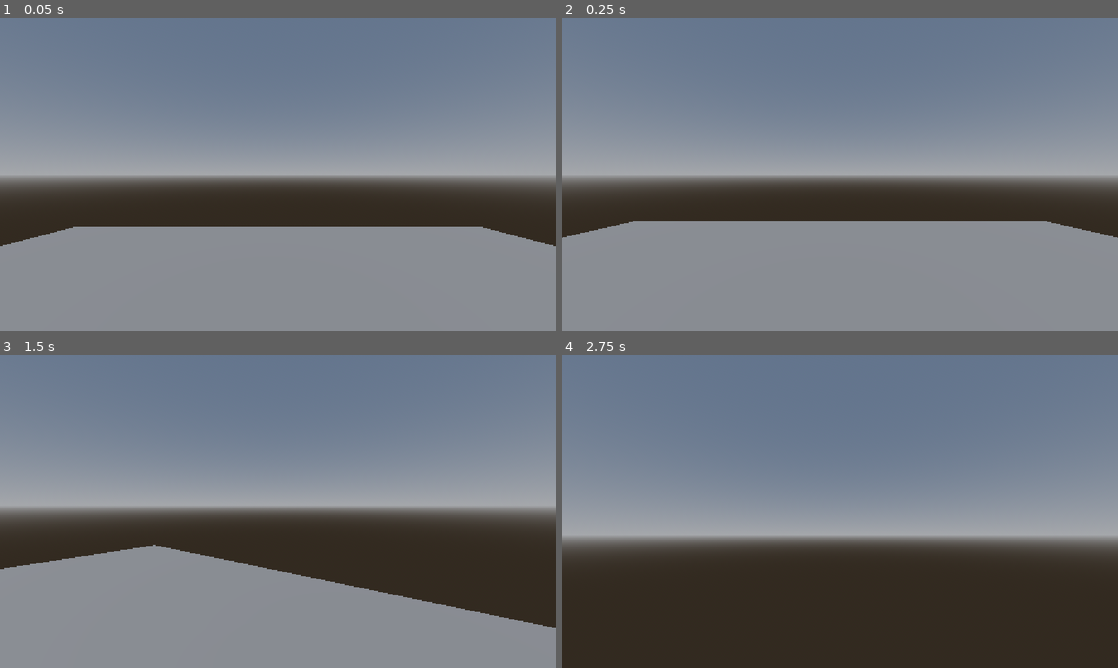
Above: before the commit, frames 1-4 (two rows, left to right).
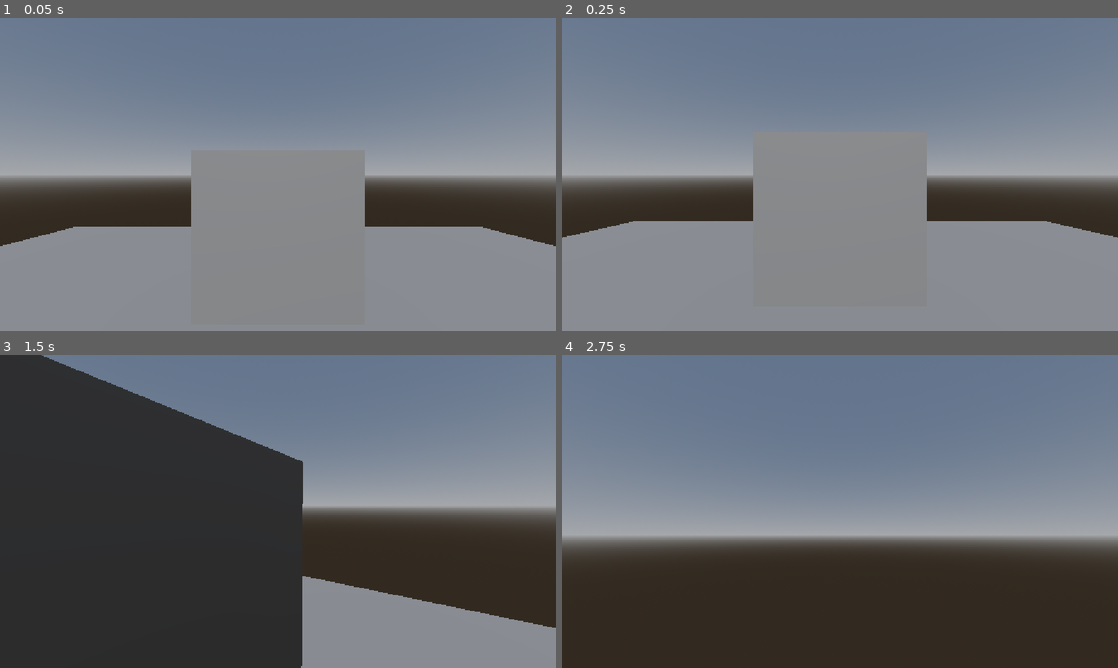
Above: after the commit, the same moments.

Repository: burvy/halcyon
Game: Godot game, scene res://scenes/test_level.tscn
The game is run twice, just before and just after one commit, with the same random seed, the same clock (stepped at 60 frames per second) and the same inputs.
Inputs (mouse positions are in pixels of both pictures, inside the frame that each line leads up to):
- Up to frame 1 (0.05 s): no input
- Up to frame 2 (0.25 s): no input
- Up to frame 3 (1.5 s): move the mouse to (305, 511) at 0.52 s; press the mouse at (305, 511) at 0.53 s; hold W (north) from 0.53 s (still down); tap Space (jump) at 0.77 s; move the mouse to (250, 511) at 1.27 s; release the mouse at (250, 511) at 1.28 s; click (250, 511) at 1.35 s
- Up to frame 4 (2.75 s): keep holding W (north); tap Space (jump) at 1.52 s; move the mouse to (851, 505) at 2.02 s; hold Shift (sprint) from 2.03 s (still down); click (851, 505) at 2.3 s

The runs differ from the first frame. In frame 1, 6.1% of the frame differs, in the area x 34-66%, y 45-67%; in frame 2, 5.5%; in frame 3, 40%, in the area x 0-55%, y 0-100%; in frame 4, nothing differs.

Commit message:
feat: arms and raycast

Diff:
--- a/scenes/player.tscn
+++ b/scenes/player.tscn
@@ -1,6 +1,7 @@
 [gd_scene format=3 uid="uid://ve1kpwjb3l2a"]
 
 [ext_resource type="Script" uid="uid://jgvtq3qju18w" path="res://scripts/player.gd" id="1_3vyb7"]
+[ext_resource type="Script" uid="uid://cmursnrjv64nj" path="res://scripts/arms.gd" id="2_g2els"]
 
 [sub_resource type="CapsuleShape3D" id="CapsuleShape3D_ir3ff"]
 
@@ -13,7 +14,12 @@
 
 [node name="Eyes" type="Camera3D" parent="Head" unique_id=1372877274]
 
-[node name="Arms" type="Node3D" parent="Head" unique_id=2119921914]
+[node name="Arms" type="Node3D" parent="Head" unique_id=2119921914 node_paths=PackedStringArray("raycast")]
+script = ExtResource("2_g2els")
+raycast = NodePath("RayCast3D")
+
+[node name="RayCast3D" type="RayCast3D" parent="Head/Arms" unique_id=1246182010]
+transform = Transform3D(1, 0, 0, 0, -0.99999976, -8.7422755e-08, 0, 8.7422755e-08, -0.99999976, 0, 0, 0)
 
 [node name="PlayerModel" type="Skeleton3D" parent="." unique_id=1289631348]
 
--- a/scenes/test_level.tscn
+++ b/scenes/test_level.tscn
@@ -15,6 +15,10 @@
 background_mode = 2
 sky = SubResource("Sky_3p835")
 ambient_light_source = 3
+
+[sub_resource type="BoxShape3D" id="BoxShape3D_ir3ff"]
+
+[sub_resource type="BoxMesh" id="BoxMesh_xnxnk"]
 
 [node name="TestLevel" type="Node3D" unique_id=1039025625]
 
@@ -37,3 +41,12 @@
 
 [node name="WorldEnvironment" type="WorldEnvironment" parent="." unique_id=1352038501]
 environment = SubResource("Environment_eoo3q")
+
+[node name="StaticBody3D" type="StaticBody3D" parent="." unique_id=152383889]
+transform = Transform3D(3, 0, 0, 0, 3, 0, 0, 0, 3, 0, 1.5, -5)
+
+[node name="CollisionShape3D" type="CollisionShape3D" parent="StaticBody3D" unique_id=936003893]
+shape = SubResource("BoxShape3D_ir3ff")
+
+[node name="MeshInstance3D" type="MeshInstance3D" parent="StaticBody3D/CollisionShape3D" unique_id=1674077383]
+mesh = SubResource("BoxMesh_xnxnk")
--- a/scripts/arms.gd
+++ b/scripts/arms.gd
@@ -1,5 +1,19 @@
 extends Node3D
 
-# Called every frame. 'delta' is the elapsed time since the previous frame.
-func _process(delta: float) -> void:
-	pass
+@export var raycast: RayCast3D
+@export var range: float = 100.0
+
+func _ready() -> void:
+	raycast.target_position = Vector3(0.0, 0.0, range)
+
+func _physics_process(delta: float) -> void:
+	if Input.is_action_pressed("click"):
+		handle_held_click()
+
+
+# HELPER FUNCTIONS
+
+func handle_held_click() -> void:
+	raycast.force_raycast_update()
+	if raycast.is_colliding():
+		print("Hit object", raycast.get_collider())
Not shown, added: docs/ARMS.md
